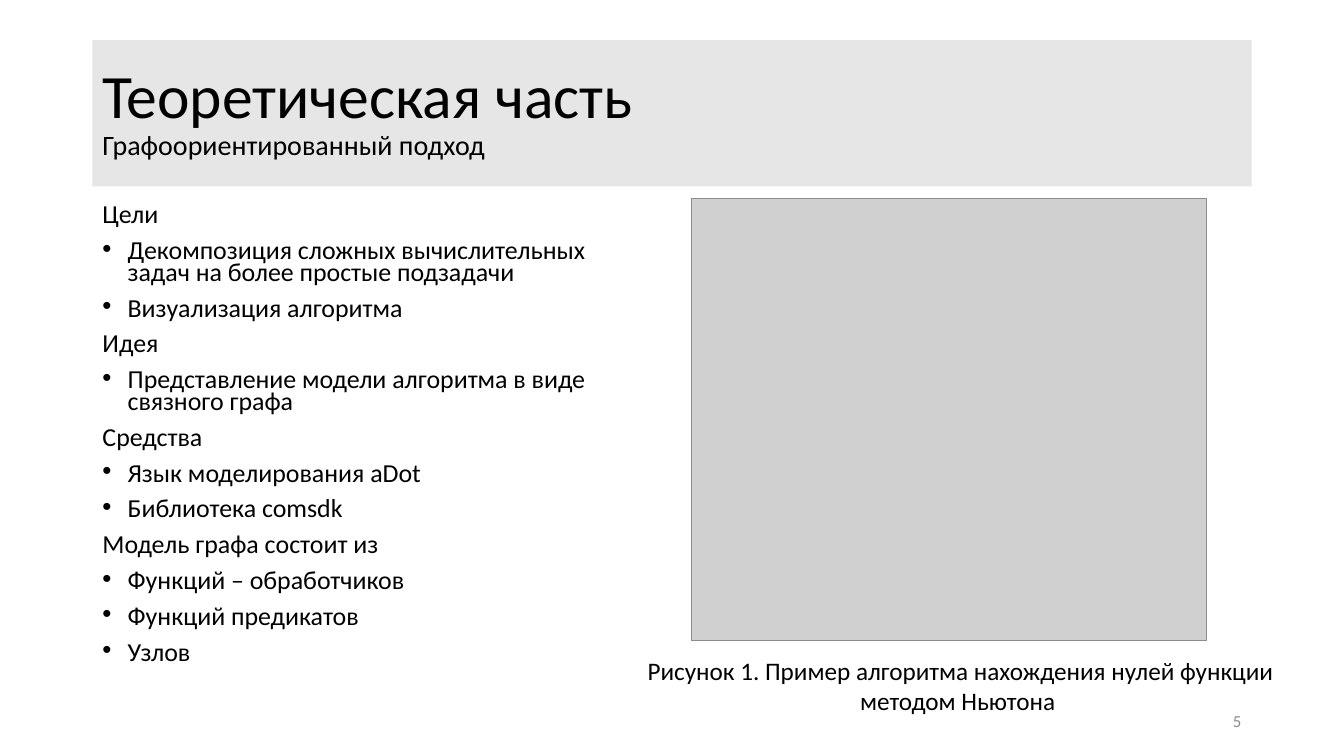
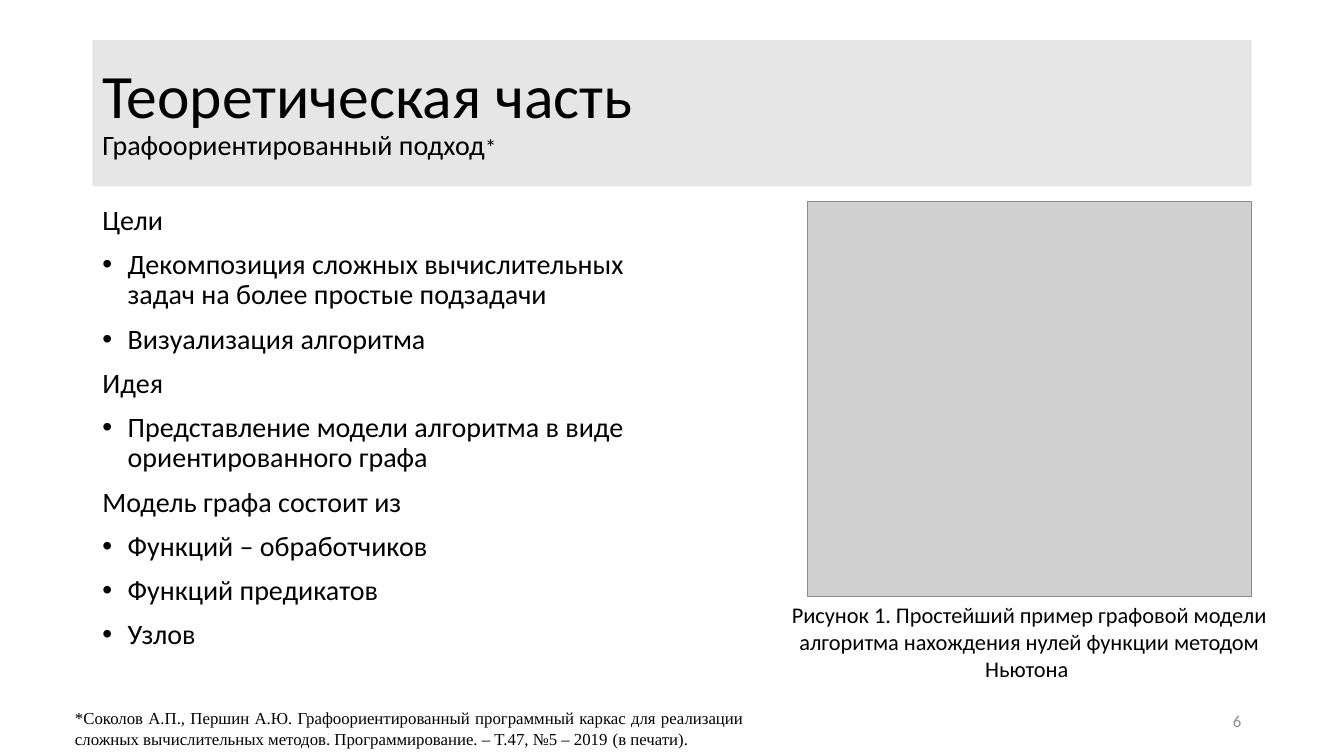
Before and after one commit to ITesserakt/Kodept, a slide deck: slide 6 of 04 - ВКРы/2018-2019 - Генератор кода GBSE решателей/03 - Презентация/Презентация3.0.pdf.pptm (slide 5 before the commit). Drawn at 1344x756 pixels with LibreOffice and Linux fonts; fonts in the diff are those of the drawing; grey boxes stand for pictures. Boxes give left, top, right and bottom in pixels: in the first picture for what was removed or moved away, otherwise in the second. Text is boxed around its words. In the diff, an @@ line names an element or a change of style, - is before the commit and + after.

```diff
--- a/04 - ВКРы/2018-2019 - Генератор кода GBSE решателей/03 - Презентация/Презентация3.0.pdf.pptm
+++ b/04 - ВКРы/2018-2019 - Генератор кода GBSE решателей/03 - Презентация/Презентация3.0.pdf.pptm
@@ title at (102, 78, 633, 160): text changed @@
-Теоретическая часть
-Графоориентированный подход
+Теоретическая часть
+Графоориентированный подход*
@@ picture: place and size @@
-picture at (692, 199, 1206, 641)
+picture at (808, 202, 1252, 597)
@@ text at (102, 212, 623, 645): size 18.5 to 20 pt in "Цели", "Декомпозиция сложных вычислительных задач на более простые ...", "Визуализация алгоритма", "Идея" and 4 more places; line spacing 0.7 to 0.9 @@
@@ text at (128, 419, 623, 472): text changed; size 18.5 to 20 pt @@
-• Представление модели алгоритма в виде связного графа
-Средства
-• Язык моделирования aDot
-• Библиотека comsdk
+• Представление модели алгоритма в виде ориентированного графа
@@ text at (792, 608, 1267, 677): text changed; size 18 to 16 pt @@
-Рисунок 1. Пример алгоритма нахождения нулей функции методом Ньютона
+Рисунок 1. Простейший пример графовой модели алгоритма нахождения нулей функции методом Ньютона
@@ text added at (75, 712, 743, 749), 12 pt, text #000000 @@
+*Соколов А.П., Першин А.Ю. Графоориентированный программный каркас для реализации сложных вычислительных методов. Программирование. – T.47, №5 – 2019 (в печати).
@@ page number at (1233, 716, 1241, 727): text changed @@
-5
+6
```
Also in this commit, not shown: 8 other slides changed, 2 slides added, 1 slide removed.
